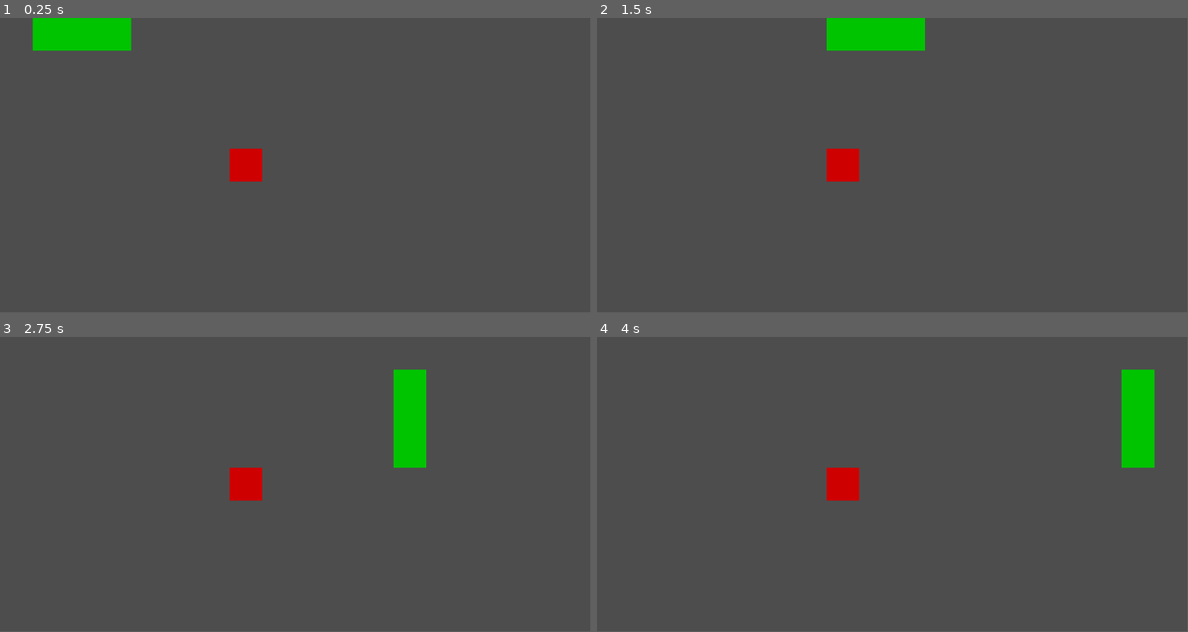
Above: before the commit, frames 1-4 (two rows, left to right).
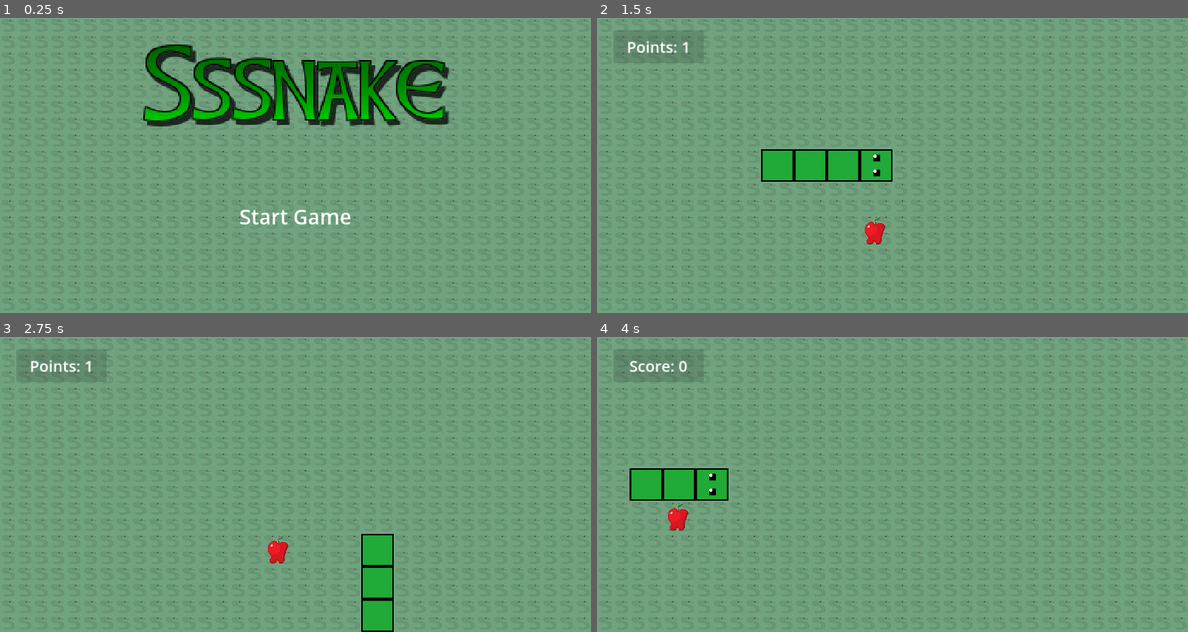
Above: after the commit, the same moments.

Repository: MarioIvanov99/godot_snake
Game: Godot game, scene res://Scenes/menu.tscn
Same seed, same stepped clock (60 frames per second), same inputs: the game is played once before the commit and once after it. Before the commit the project starts from res://Scenes/level.tscn.
Inputs (mouse positions are in pixels of both pictures, inside the frame that each line leads up to):
- Up to frame 1 (0.25 s): no input
- Up to frame 2 (1.5 s): click (892, 215) at 0.5 s, where only the run after the commit has a clickable "Start Game"; tap Enter (ui_accept) at 1.25, 1.35 s; hold Right (right) from 1.28 s (still down)
- Up to frame 3 (2.75 s): tap Enter (ui_accept) at 1.52, 1.82, 2.1, 2.27, 2.57 s; release Right (right) at 2.03 s; hold S (down) from 2.03 s (still down)
- Up to frame 4 (4 s): release S (down) at 2.78 s; hold Right (right) 2.78-3.53 s; tap Enter (ui_accept) at 2.85, 3.6, 3.77 s; hold W (up) from 3.53 s (still down)
In our replay, the window is 799x399 before the commit and 800x400 after it. These sizes can differ from the game's own. Grey fills any space a smaller window leaves; there, only what the larger window draws over its background counts as a difference.

The runs differ from the first frame. In frame 1, 99% of the frame differs, in the area x 0-100%, y 0-100%; in frame 2, 99%; in frame 3, 99%; in frame 4, 99%.

Commit message:
snake game

Diff:
--- a/Scenes/apple.tscn
+++ b/Scenes/apple.tscn
@@ -1,6 +1,8 @@
-[gd_scene load_steps=3 format=3 uid="uid://kkuvpabqbue7"]
+[gd_scene load_steps=5 format=3 uid="uid://kkuvpabqbue7"]
 
 [ext_resource type="Script" path="res://Scripts/apple.gd" id="1_qtx2j"]
+[ext_resource type="Texture2D" uid="uid://imbyn552rg0x" path="res://Assets/apple.png" id="2_svi3c"]
+[ext_resource type="AudioStream" uid="uid://bjr6m3dc4dcnu" path="res://Assets/Sounds/eat.wav" id="3_b074a"]
 
 [sub_resource type="RectangleShape2D" id="RectangleShape2D_aujyp"]
 size = Vector2(48, 48)
@@ -13,9 +15,13 @@
 position = Vector2(32, 32)
 shape = SubResource("RectangleShape2D_aujyp")
 
-[node name="ColorRect" type="ColorRect" parent="."]
+[node name="Texture" type="TextureRect" parent="."]
 offset_right = 64.0
 offset_bottom = 64.0
-color = Color(0.807843, 0, 0, 1)
+texture = ExtResource("2_svi3c")
+
+[node name="AudioStreamPlayer2D" type="AudioStreamPlayer2D" parent="."]
+stream = ExtResource("3_b074a")
+volume_db = 2.0
 
 [connection signal="body_entered" from="." to="." method="_on_body_entered"]
--- /dev/null
+++ b/Scenes/border.tscn
@@ -0,0 +1,10 @@
+[gd_scene load_steps=2 format=3 uid="uid://hmrj03i0q4ag"]
+
+[sub_resource type="RectangleShape2D" id="RectangleShape2D_lvf0a"]
+size = Vector2(138, 602)
+
+[node name="Area2D" type="Area2D"]
+
+[node name="CollisionShape2D" type="CollisionShape2D" parent="."]
+position = Vector2(-72, 296)
+shape = SubResource("RectangleShape2D_lvf0a")
--- /dev/null
+++ b/Scenes/game_over.tscn
@@ -0,0 +1,85 @@
+[gd_scene load_steps=3 format=3 uid="uid://x0y1k0jkl1y4"]
+
+[ext_resource type="Script" path="res://Scripts/game_over.gd" id="1_y8a5v"]
+[ext_resource type="Texture2D" uid="uid://clm0v14w6354d" path="res://Assets/background.jpg" id="2_4l7bq"]
+
+[node name="Node" type="Node"]
+script = ExtResource("1_y8a5v")
+
+[node name="TextureRect" type="TextureRect" parent="."]
+modulate = Color(1, 1, 1, 0.576471)
+anchors_preset = 15
+anchor_right = 1.0
+anchor_bottom = 1.0
+grow_horizontal = 2
+grow_vertical = 2
+texture = ExtResource("2_4l7bq")
+stretch_mode = 1
+
+[node name="Lose Label" type="Label" parent="."]
+texture_filter = 1
+anchors_preset = 8
+anchor_left = 0.5
+anchor_top = 0.5
+anchor_right = 0.5
+anchor_bottom = 0.5
+offset_left = -272.0
+offset_top = -216.0
+offset_right = 272.0
+offset_bottom = 20.0
+grow_horizontal = 2
+grow_vertical = 2
+theme_override_font_sizes/font_size = 100
+text = "YOU LOSE!"
+horizontal_alignment = 1
+vertical_alignment = 1
+
+[node name="Retry" type="Button" parent="."]
+self_modulate = Color(1, 1, 1, 0)
+anchors_preset = 8
+anchor_left = 0.5
+anchor_top = 0.5
+anchor_right = 0.5
+anchor_bottom = 0.5
+offset_left = -104.0
+offset_top = 24.0
+offset_right = 104.0
+offset_bottom = 72.0
+grow_horizontal = 2
+grow_vertical = 2
+
+[node name="Label" type="Label" parent="Retry"]
+texture_filter = 1
+layout_mode = 0
+offset_right = 208.0
+offset_bottom = 48.0
+theme_override_font_sizes/font_size = 30
+text = "Try Again"
+horizontal_alignment = 1
+vertical_alignment = 1
+
+[node name="Menu" type="Button" parent="."]
+self_modulate = Color(1, 1, 1, 0)
+anchors_preset = 8
+anchor_left = 0.5
+anchor_top = 0.5
+anchor_right = 0.5
+anchor_bottom = 0.5
+offset_left = -104.0
+offset_top = 80.0
+offset_right = 104.0
+offset_bottom = 128.0
+grow_horizontal = 2
+grow_vertical = 2
+
+[node name="Label" type="Label" parent="Menu"]
+texture_filter = 1
+offset_right = 208.0
+offset_bottom = 48.0
+theme_override_font_sizes/font_size = 30
+text = "Main Menu"
+horizontal_alignment = 1
+vertical_alignment = 1
+
+[connection signal="pressed" from="Retry" to="." method="_on_retry_pressed"]
+[connection signal="pressed" from="Menu" to="." method="_on_menu_pressed"]
--- a/Scenes/level.tscn
+++ b/Scenes/level.tscn
@@ -1,13 +1,39 @@
-[gd_scene load_steps=3 format=3 uid="uid://dswdtpqk4njky"]
+[gd_scene load_steps=9 format=3 uid="uid://dswdtpqk4njky"]
 
 [ext_resource type="Script" path="res://Scripts/level.gd" id="1_xly4c"]
+[ext_resource type="Script" path="res://Scripts/Tracker.gd" id="2_iuvev"]
 [ext_resource type="PackedScene" uid="uid://kkuvpabqbue7" path="res://Scenes/apple.tscn" id="2_ocb51"]
+[ext_resource type="Texture2D" uid="uid://clm0v14w6354d" path="res://Assets/background.jpg" id="3_pcssq"]
+[ext_resource type="AudioStream" uid="uid://c3bef3v556s3i" path="res://Assets/Sounds/destruction.wav" id="5_vwk52"]
+
+[sub_resource type="RectangleShape2D" id="RectangleShape2D_waif4"]
+size = Vector2(98, 592)
+
+[sub_resource type="RectangleShape2D" id="RectangleShape2D_qm7ct"]
+size = Vector2(98, 592)
+
+[sub_resource type="RectangleShape2D" id="RectangleShape2D_p8bhf"]
+size = Vector2(1152, 88)
 
 [node name="Level" type="Node"]
 script = ExtResource("1_xly4c")
 
+[node name="Tracker" type="Node" parent="."]
+unique_name_in_owner = true
+script = ExtResource("2_iuvev")
+
+[node name="TextureRect" type="TextureRect" parent="."]
+modulate = Color(1, 1, 1, 0.576471)
+anchors_preset = 15
+anchor_right = 1.0
+anchor_bottom = 1.0
+grow_horizontal = 2
+grow_vertical = 2
+texture = ExtResource("3_pcssq")
+stretch_mode = 1
+
 [node name="moveTimer" type="Timer" parent="."]
-wait_time = 0.2
+wait_time = 0.15
 autostart = true
 
 [node name="deathTimer" type="Timer" parent="."]
@@ -16,6 +42,138 @@
 [node name="Apple" parent="." instance=ExtResource("2_ocb51")]
 position = Vector2(960, 384)
 
+[node name="Borders" type="Node" parent="."]
+
+[node name="Left" type="Area2D" parent="Borders"]
+
+[node name="CollisionShape2D" type="CollisionShape2D" parent="Borders/Left"]
+position = Vector2(-56, 288)
+shape = SubResource("RectangleShape2D_waif4")
+
+[node name="Right" type="Area2D" parent="Borders"]
+
+[node name="CollisionShape2D" type="CollisionShape2D" parent="Borders/Right"]
+position = Vector2(1208, 288)
+shape = SubResource("RectangleShape2D_qm7ct")
+
+[node name="Top" type="Area2D" parent="Borders"]
+
+[node name="CollisionShape2D" type="CollisionShape2D" parent="Borders/Top"]
+position = Vector2(576, -56)
+shape = SubResource("RectangleShape2D_p8bhf")
+
+[node name="Bottom" type="Area2D" parent="Borders"]
+
+[node name="CollisionShape2D" type="CollisionShape2D" parent="Borders/Bottom"]
+position = Vector2(576, 624)
+shape = SubResource("RectangleShape2D_p8bhf")
+
+[node name="CanvasLayer" type="CanvasLayer" parent="."]
+
+[node name="Panel" type="Panel" parent="CanvasLayer"]
+self_modulate = Color(1, 1, 1, 0.278431)
+offset_left = 32.0
+offset_top = 24.0
+offset_right = 208.0
+offset_bottom = 88.0
+
+[node name="Label" type="Label" parent="CanvasLayer/Panel"]
+layout_mode = 0
+offset_right = 176.0
+offset_bottom = 64.0
+theme_override_font_sizes/font_size = 30
+text = "Score: 0"
+horizontal_alignment = 1
+vertical_alignment = 1
+
+[node name="DestroyAudio" type="AudioStreamPlayer2D" parent="."]
+stream = ExtResource("5_vwk52")
+
+[node name="VictoryMessage" type="CanvasLayer" parent="."]
+
+[node name="Panel" type="Panel" parent="VictoryMessage"]
+offset_right = 1152.0
+offset_bottom = 576.0
+
+[node name="Label" type="Label" parent="VictoryMessage/Panel"]
+texture_filter = 2
+layout_mode = 1
+anchors_preset = 8
+anchor_left = 0.5
+anchor_top = 0.5
+anchor_right = 0.5
+anchor_bottom = 0.5
+offset_left = -280.0
+offset_top = -168.0
+offset_right = 280.0
+offset_bottom = 48.0
+grow_horizontal = 2
+grow_vertical = 2
+theme_override_font_sizes/font_size = 100
+text = "YOU WIN!!!"
+horizontal_alignment = 1
+vertical_alignment = 1
+
+[node name="Button" type="Button" parent="VictoryMessage"]
+self_modulate = Color(1, 1, 1, 0)
+anchors_preset = 8
+anchor_left = 0.5
+anchor_top = 0.5
+anchor_right = 0.5
+anchor_bottom = 0.5
+offset_left = -96.0
+offset_top = 64.0
+offset_right = 96.0
+offset_bottom = 128.0
+grow_horizontal = 2
+grow_vertical = 2
+
+[node name="Label" type="Label" parent="VictoryMessage/Button"]
+texture_filter = 1
+layout_mode = 1
+anchors_preset = 15
+anchor_right = 1.0
+anchor_bottom = 1.0
+grow_horizontal = 2
+grow_vertical = 2
+theme_override_font_sizes/font_size = 30
+text = "Play Again"
+horizontal_alignment = 1
+vertical_alignment = 1
+
+[node name="Button2" type="Button" parent="VictoryMessage"]
+self_modulate = Color(1, 1, 1, 0)
+anchors_preset = 8
+anchor_left = 0.5
+anchor_top = 0.5
+anchor_right = 0.5
+anchor_bottom = 0.5
+offset_left = -88.0
+offset_top = 144.0
+offset_right = 88.0
+offset_bottom = 192.0
+grow_horizontal = 2
+grow_vertical = 2
+
+[node name="Label" type="Label" parent="VictoryMessage/Button2"]
+texture_filter = 1
+layout_mode = 1
+anchors_preset = 15
+anchor_right = 1.0
+anchor_bottom = 1.0
+grow_horizontal = 2
+grow_vertical = 2
+theme_override_font_sizes/font_size = 30
+text = "Main Menu"
+horizontal_alignment = 1
+vertical_alignment = 1
+
 [connection signal="timeout" from="moveTimer" to="." method="_on_timer_timeout"]
 [connection signal="timeout" from="deathTimer" to="." method="_on_death_timer_timeout"]
 [connection signal="eaten" from="Apple" to="." method="_on_apple_eaten"]
+[connection signal="body_entered" from="Borders/Left" to="." method="_on_border_body_entered"]
+[connection signal="body_entered" from="Borders/Right" to="." method="_on_border_body_entered"]
+[connection signal="body_entered" from="Borders/Top" to="." method="_on_border_body_entered"]
+[connection signal="body_entered" from="Borders/Bottom" to="." method="_on_border_body_entered"]
+[connection signal="pressed" from="VictoryMessage/Button" to="." method="_on_button_pressed"]
+[connection signal="pressed" from="VictoryMessage/Button2" to="." method="_on_button_2_pressed"]
--- /dev/null
+++ b/Scenes/menu.tscn
@@ -0,0 +1,52 @@
+[gd_scene load_steps=4 format=3 uid="uid://dv3gsapmce535"]
+
+[ext_resource type="Script" path="res://Scripts/menu.gd" id="1_6fj30"]
+[ext_resource type="Texture2D" uid="uid://clm0v14w6354d" path="res://Assets/background.jpg" id="1_bwjwp"]
+[ext_resource type="Texture2D" uid="uid://bp26duji4dajl" path="res://Assets/logo.png" id="3_v8lcp"]
+
+[node name="Node" type="Node"]
+script = ExtResource("1_6fj30")
+
+[node name="TextureRect" type="TextureRect" parent="."]
+modulate = Color(1, 1, 1, 0.576471)
+anchors_preset = 15
+anchor_right = 1.0
+anchor_bottom = 1.0
+grow_horizontal = 2
+grow_vertical = 2
+texture = ExtResource("1_bwjwp")
+stretch_mode = 1
+
+[node name="Logo" type="Sprite2D" parent="."]
+texture_filter = 1
+position = Vector2(576.2, 132)
+scale = Vector2(2.52806, 2.5)
+texture = ExtResource("3_v8lcp")
+
+[node name="Button" type="Button" parent="."]
+self_modulate = Color(1, 1, 1, 0)
+texture_filter = 1
+anchors_preset = 8
+anchor_left = 0.5
+anchor_top = 0.5
+anchor_right = 0.5
+anchor_bottom = 0.5
+offset_left = -136.0
+offset_top = 48.0
+offset_right = 136.0
+offset_bottom = 152.0
+grow_horizontal = 2
+grow_vertical = 2
+theme_override_font_sizes/font_size = 40
+
+[node name="Label" type="Label" parent="Button"]
+texture_filter = 1
+layout_mode = 0
+offset_right = 272.0
+offset_bottom = 104.0
+theme_override_font_sizes/font_size = 40
+text = "Start Game"
+horizontal_alignment = 1
+vertical_alignment = 1
+
+[connection signal="pressed" from="Button" to="." method="_on_button_pressed"]
--- a/Scenes/segment.tscn
+++ b/Scenes/segment.tscn
@@ -1,6 +1,7 @@
-[gd_scene load_steps=3 format=3 uid="uid://bd4exx1iyxgl6"]
+[gd_scene load_steps=4 format=3 uid="uid://bd4exx1iyxgl6"]
 
 [ext_resource type="Script" path="res://Scripts/segment.gd" id="1_75sgo"]
+[ext_resource type="Texture2D" uid="uid://ba5vx8vsijypk" path="res://Assets/segment.png" id="2_ntqho"]
 
 [sub_resource type="RectangleShape2D" id="RectangleShape2D_y7sww"]
 size = Vector2(64, 64)
@@ -8,10 +9,10 @@
 [node name="Segment" type="CharacterBody2D"]
 script = ExtResource("1_75sgo")
 
-[node name="ColorRect" type="ColorRect" parent="."]
+[node name="Texture" type="TextureRect" parent="."]
 offset_right = 64.0
 offset_bottom = 64.0
-color = Color(0, 0.768627, 0, 1)
+texture = ExtResource("2_ntqho")
 
 [node name="CollisionShape2D" type="CollisionShape2D" parent="."]
 position = Vector2(32, 32)
--- /dev/null
+++ b/Scripts/Tracker.gd
@@ -0,0 +1,9 @@
+extends Node
+
+var points = 0
+@onready var points_label = $"../CanvasLayer/Panel/Label"
+
+
+func increment():
+	points += 1
+	points_label.text = "Points: " + str(points)
--- a/Scripts/apple.gd
+++ b/Scripts/apple.gd
@@ -2,5 +2,11 @@
 
 signal eaten
 
+@onready var tracker = %Tracker
+@onready var audio_eat = $AudioStreamPlayer2D
+
+
 func _on_body_entered(body):
 	eaten.emit()
+	tracker.increment()
+	audio_eat.play()
--- /dev/null
+++ b/Scripts/game_over.gd
@@ -0,0 +1,13 @@
+extends Node
+
+
+func _on_retry_pressed():
+	get_tree().change_scene_to_file("res://Scenes/level.tscn")
+
+
+func _on_menu_pressed():
+	get_tree().change_scene_to_file("res://Scenes/menu.tscn")
+
+func _process(delta):
+	if(Input.is_action_just_pressed("ui_accept")):
+		get_tree().change_scene_to_file("res://Scenes/level.tscn")
--- a/Scripts/level.gd
+++ b/Scripts/level.gd
@@ -2,26 +2,39 @@
 
 var segments = []
 var segment_scene = preload("res://Scenes/segment.tscn")
+var new_texture_right = preload("res://Assets/head.png")
+var new_texture_left = preload("res://Assets/head_left.png")
+var new_texture_up = preload("res://Assets/head_up.png")
+var new_texture_down = preload("res://Assets/head_down.png")
+var old_texture = preload("res://Assets/segment.png")
+@onready var destroy_audio = $DestroyAudio
+@onready var yay_audio = $YayAudio
+@onready var tracker = %Tracker
+
 var direction = 1
 var isGrowing = false
+var isMoving = true
 var gameOver = false
+
 # Called when the node enters the scene tree for the first time.
 func _ready():
 	var segment1 = segment_scene.instantiate()
-	segment1.position = Vector2(128, 0)
+	segment1.position = Vector2(128, 256)
 	segments.append(segment1)
 	add_child(segment1)
 	var segment2 = segment_scene.instantiate()
-	segment2.position = Vector2(64, 0)
+	segment2.position = Vector2(64, 256)
 	segments.append(segment2)
 	add_child(segment2)
 	var segment3 = segment_scene.instantiate()
-	segment3.position = Vector2(0, 0)
+	segment3.position = Vector2(0, 256)
 	segments.append(segment3)
 	add_child(segment3)
 
 	var isSame = true
 	$Apple.position = respawn_apple()
+
+	$VictoryMessage.visible = false
 
 func respawn_apple():
 	var rng = RandomNumberGenerator.new()
@@ -43,20 +56,31 @@
 
 # Called every frame. 'delta' is the elapsed time since the previous frame.
 func _process(delta):
-	if(Input.is_action_just_pressed("right")):
-		direction = 1
-	if(Input.is_action_just_pressed("left")):
-		direction = 2
-	if(Input.is_action_just_pressed("down")):
-		direction = 3
-	if(Input.is_action_just_pressed("up")):
-		direction = 4
+	if(tracker.points == 9*18-3):
+		$VictoryMessage.visible = true
+		$moveTimer.stop()
+
+	if(isMoving):
+		if(Input.is_action_just_pressed("right") && direction != 2):
+			direction = 1
+			isMoving = false
+		elif(Input.is_action_just_pressed("left") && direction != 1):
+			direction = 2
+			isMoving = false
+		elif(Input.is_action_just_pressed("down") && direction != 4):
+			direction = 3
+			isMoving = false
+		elif(Input.is_action_just_pressed("up") && direction != 3):
+			direction = 4
+			isMoving = false
 	if(!gameOver):
 		for i in range(1, segments.size()):
 			if(segments[0].position == segments[i].position):
 				game_over()
 	if(segments.size() == 0):
 		$deathTimer.stop()
+		if (!$DestroyAudio.playing):
+			get_tree().change_scene_to_file("res://Scenes/game_over.tscn")
 
 func move_snake():
 	if(direction == 1): #Right
@@ -94,12 +118,27 @@
 	var segment = segment_scene.instantiate()
 	segment.position = move_snake()
 	segment.localDirection = direction
+
+	var texture_rect = segment.get_node("Texture")
+	if(direction == 1):
+		texture_rect.texture = new_texture_right
+	elif(direction == 2):
+		texture_rect.texture = new_texture_left
+	elif(direction == 3):
+		texture_rect.texture = new_texture_down
+	else:
+		texture_rect.texture = new_texture_up
+
+	var texture_rect_prev = segments[0].get_node("Texture")
+	texture_rect_prev.texture = old_texture
+
 	remove_child(segments.pop_back())
 	add_child(segment)
 	segments.push_front(segment)
 	if(isGrowing):
 		grow()
 		isGrowing = false
+	isMoving = true
 
 
 func _on_apple_eaten():
@@ -110,3 +149,17 @@
 
 func _on_death_timer_timeout():
 	remove_child(segments.pop_front())
+	destroy_audio.play()
+
+
+
+func _on_border_body_entered(body):
+	game_over()
+
+
+func _on_button_pressed():
+	get_tree().change_scene_to_file("res://Scenes/level.tscn")
+
+
+func _on_button_2_pressed():
+	get_tree().change_scene_to_file("res://Scenes/menu.tscn")
--- /dev/null
+++ b/Scripts/menu.gd
@@ -0,0 +1,9 @@
+extends Node
+
+
+func _on_button_pressed():
+	get_tree().change_scene_to_file("res://Scenes/level.tscn")
+
+func _process(delta):
+	if(Input.is_action_just_pressed("ui_accept")):
+		get_tree().change_scene_to_file("res://Scenes/level.tscn")
--- a/icon.svg
+++ /dev/null
@@ -1 +0,0 @@
-<svg height="128" width="128" xmlns="http://www.w3.org/2000/svg"><rect x="2" y="2" width="124" height="124" rx="14" fill="#363d52" stroke="#212532" stroke-width="4"/><g transform="scale(.101) translate(122 122)"><g fill="#fff"><path d="M105 673v33q407 354 814 0v-33z"/><path fill="#478cbf" d="m105 673 152 14q12 1 15 14l4 67 132 10 8-61q2-11 15-15h162q13 4 15 15l8 61 132-10 4-67q3-13 15-14l152-14V427q30-39 56-81-35-59-83-108-43 20-82 47-40-37-88-64 7-51 8-102-59-28-123-42-26 43-46 89-49-7-98 0-20-46-46-89-64 14-123 42 1 51 8 102-48 27-88 64-39-27-82-47-48 49-83 108 26 42 56 81zm0 33v39c0 276 813 276 813 0v-39l-134 12-5 69q-2 10-14 13l-162 11q-12 0-16-11l-10-65H447l-10 65q-4 11-16 11l-162-11q-12-3-14-13l-5-69z"/><path d="M483 600c3 34 55 34 58 0v-86c-3-34-55-34-58 0z"/><circle cx="725" cy="526" r="90"/><circle cx="299" cy="526" r="90"/></g><g fill="#414042"><circle cx="307" cy="532" r="60"/><circle cx="717" cy="532" r="60"/></g></g></svg>
--- a/project.godot
+++ b/project.godot
@@ -11,13 +11,13 @@
 [application]
 
 config/name="Snake Game"
-run/main_scene="res://Scenes/level.tscn"
+run/main_scene="res://Scenes/menu.tscn"
 config/features=PackedStringArray("4.1", "Mobile")
-config/icon="res://icon.svg"
 
 [display]
 
 window/size/viewport_height=576
+window/stretch/mode="canvas_items"
 
 [input]
 
Not shown, added: Assets/Sounds/destruction.wav.import
Not shown, added: Assets/Sounds/eat.wav.import
Binary file added: Assets/apple.png
Not shown, added: Assets/apple.png.import
Binary file added: Assets/background.jpg
Not shown, added: Assets/background.jpg.import
Binary file added: Assets/head.png
Not shown, added: Assets/head.png.import
Binary file added: Assets/head_down.png
Not shown, changed: Assets/head_down.png.import
Binary file added: Assets/head_left.png
Not shown, added: Assets/head_left.png.import
(and 9 more such lines)
